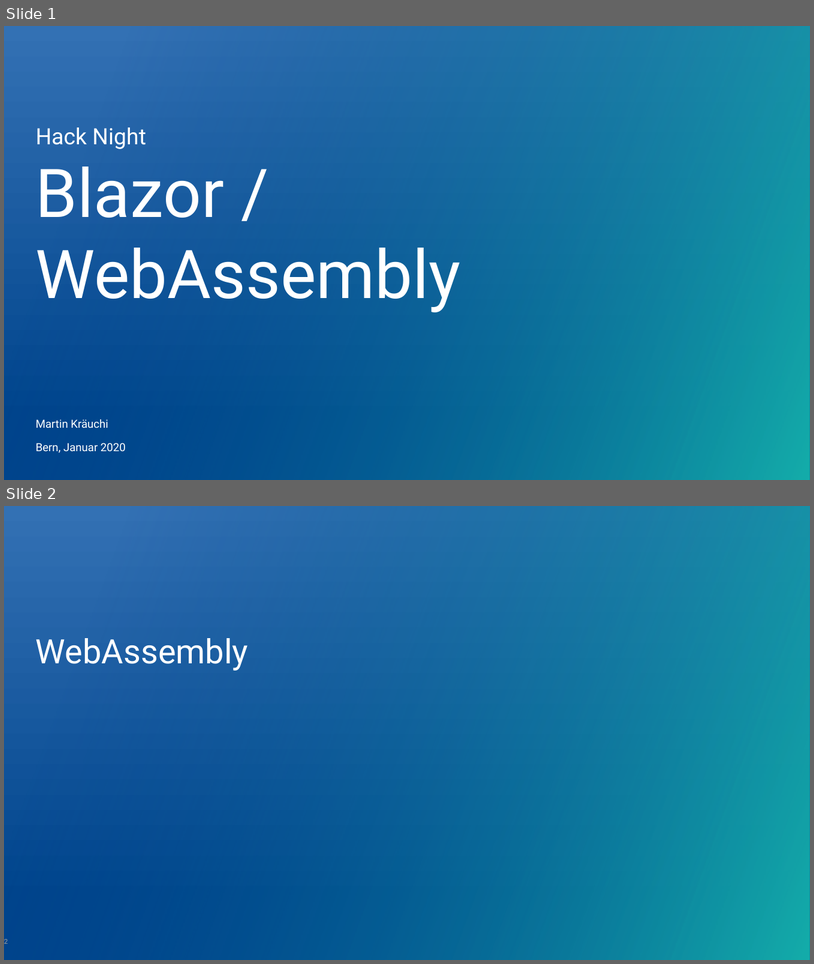
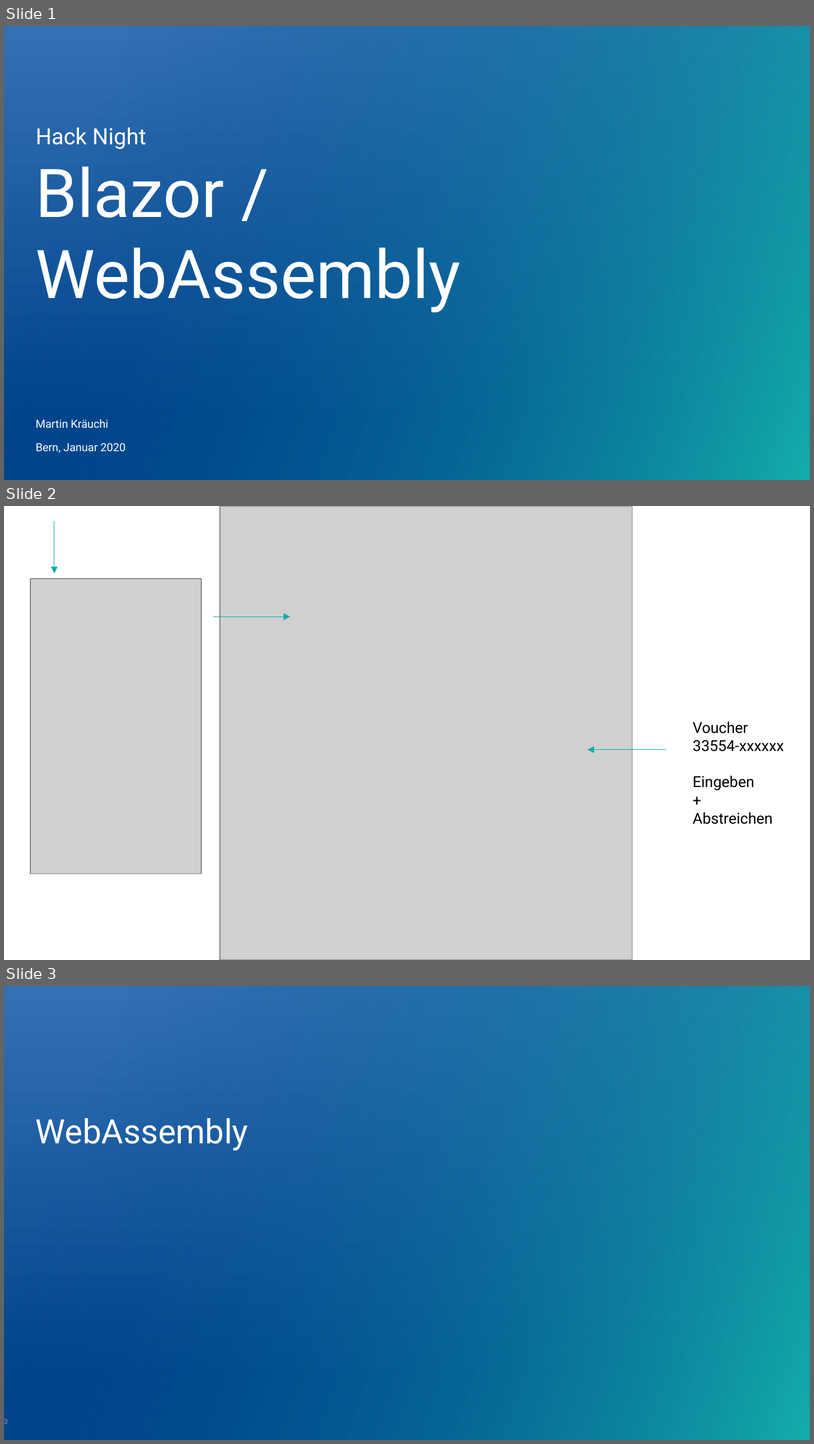
Before and after one commit to kraeuchi/blazor-hacknight, a slide deck: HackNight_WASM_Blazor.pptx. Shown one above the other, each under a label of ours: slides 1 and 2 before the commit, slides 1, 2 and 3 after it. The pictures are 814x964 and 814x1444 pixels, drawn with LibreOffice and Linux fonts; fonts in the diff are those of the drawing; grey boxes stand for pictures; background and template pictures are left out. Boxes give left, top, right and bottom in pixels: in the first picture for what was removed or moved away, otherwise in the second. Text is boxed around its words. In the diff, an @@ line names an element or a change of style, - is before the commit and + after.

```diff
--- a/HackNight_WASM_Blazor.pptx
+++ b/HackNight_WASM_Blazor.pptx
@@ slide 2 added at (4, 506, 810, 960), background #FFFFFF @@
@@ arrow added from (54, 520) to (54, 574), #14ADAA 0.5 pt @@
@@ picture added at (220, 506, 632, 959) @@
@@ picture added at (30, 579, 201, 874) @@
@@ arrow added from (213, 616) to (290, 616), #14ADAA 0.5 pt @@
@@ text added at (693, 721, 784, 824), 13.5 pt, text #000000 @@
+Voucher
+33554-xxxxxx
+Eingeben
++
+Abstreichen
@@ arrow added from (667, 750) to (588, 750), #14ADAA 0.5 pt @@
@@ what was slide 2 is now slide 3 @@
```
Also in this commit, not shown: 21 slides changed, 3 other slides added, 2 slides removed.
